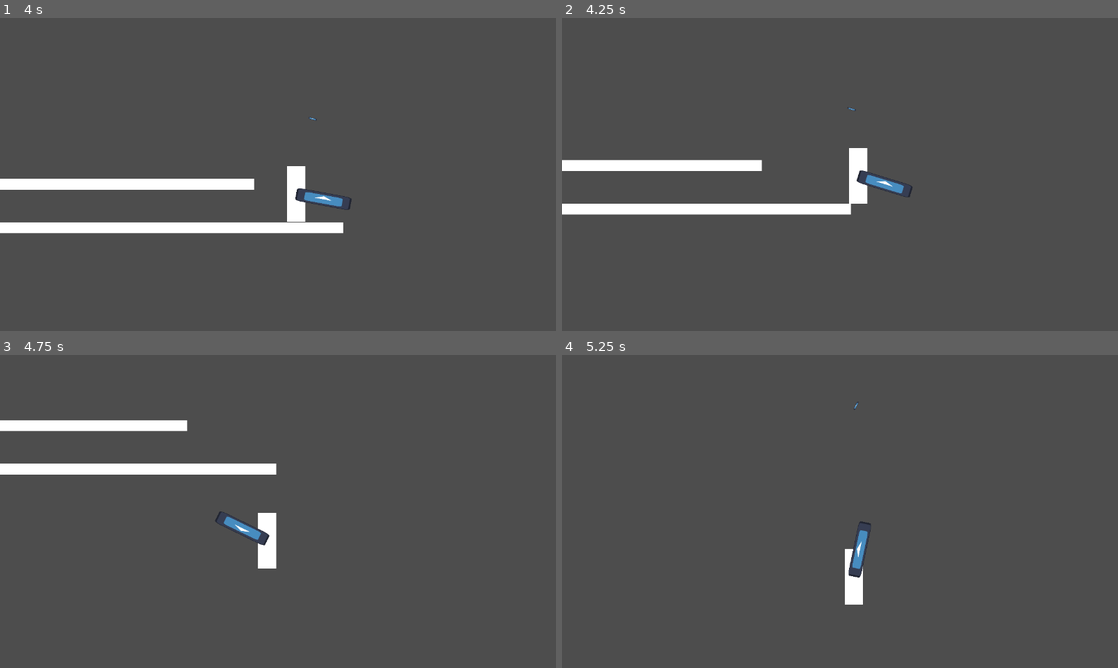
Above: before the commit, frames 1-4 (two rows, left to right).
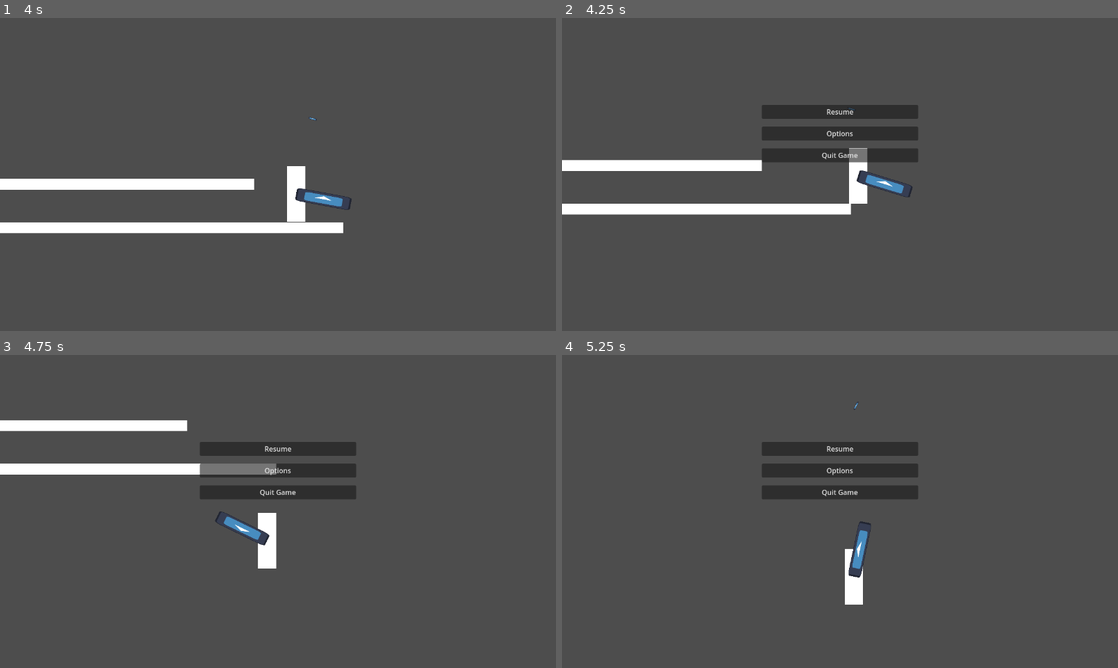
Above: after the commit, the same moments.

Repository: Shynkos/Senior-Design-Project
Game: Godot game, scene res://scenes/temp_level.tscn
Same seed, same stepped clock (60 frames per second), same inputs: the game is played once before the commit and once after it. The engine's default icon, where the game draws it, is replaced by a stand-in: a white triangle on a blue panel in a dark square.
Inputs (mouse positions are in pixels of both pictures, inside the frame that each line leads up to):
- Up to frame 1 (4 s): tap Enter at 0.5 s; move the mouse to (400, 158) at 0.52 s; hold D (Move right) 0.53-2.03 s; click (400, 158) at 0.6 s; tap Space (Jump) at 0.77, 1.52, 3.02, 3.77 s; move the mouse to (166, 190) at 1.27 s; tap E (Interact) at 1.35, 2.85 s; move the mouse to (333, 105) at 2.02 s; hold A (Move left) 2.03-2.78 s; click (333, 105) at 2.1 s; move the mouse to (250, 237) at 2.77 s; hold D (Move right) from 2.78 s (still down); move the mouse to (444, 221) at 3.52 s; click (444, 221) at 3.6 s
- Up to frame 2 (4.25 s): keep holding D (Move right); tap Escape (Pause, bound only after the commit) at 4.15 s
- Up to frame 3 (4.75 s): move the mouse to (111, 464) at 4.27 s; release D (Move right) at 4.28 s; hold A (Move left) from 4.28 s (still down); tap E (Interact) at 4.35 s; tap Space (Jump) at 4.52 s
- Up to frame 4 (5.25 s): move the mouse to (867, 511) at 5.02 s; release A (Move left) at 5.03 s; hold D (Move right) from 5.03 s (still down); click (867, 511) at 5.1 s

Frame 1 is identical in both runs. In frame 2, 3.6% of the frame differs, in the area x 36-64%, y 27-47%; in frame 3, 3.6%; in frame 4, 3.6%.

Commit message:
Added functionality for quitting game and switching to options menu

Diff:
--- a/project.godot
+++ b/project.godot
@@ -53,6 +53,11 @@
 "events": [Object(InputEventKey,"resource_local_to_scene":false,"resource_name":"","device":-1,"window_id":0,"alt_press …(192 unchanged characters)…
 ]
 }
+Pause={
+"deadzone": 0.2,
+"events": [Object(InputEventKey,"resource_local_to_scene":false,"resource_name":"","device":-1,"window_id":0,"alt_pressed":false,"shift_pressed":false,"ctrl_pressed":false,"meta_pressed":false,"pressed":false,"keycode":0,"physical_keycode":4194305,"key_label":0,"unicode":0,"location":0,"echo":false,"script":null)
+]
+}
 
 [layer_names]
 
--- a/scenes/options_menu.gd
+++ b/scenes/options_menu.gd
@@ -1,5 +1,12 @@
 extends CanvasLayer
+
+signal back
 
 func _process(delta):
 	if Input.is_action_just_pressed("Pause") and visible == true:
 		visible = !visible
+
+
+func _on_back_button_pressed():
+	visible = !visible
+	back.emit()
--- a/scenes/options_menu.tscn
+++ b/scenes/options_menu.tscn
@@ -46,4 +46,4 @@
 offset_bottom = -0.24002075
 text = "Video Settings"
 
-[connection signal="pressed" from="Back Button" to="." method="_on_resume_button_pressed"]
+[connection signal="pressed" from="Back Button" to="." method="_on_back_button_pressed"]
--- a/scenes/pause_menu.gd
+++ b/scenes/pause_menu.gd
@@ -12,3 +12,7 @@
 func _on_options_button_pressed():
 	visible = !visible
 	options.emit()
+
+
+func _on_quit_button_pressed() -> void:
+	get_tree().quit()
--- a/scenes/pause_menu.tscn
+++ b/scenes/pause_menu.tscn
@@ -48,3 +48,4 @@
 
 [connection signal="pressed" from="Resume Button" to="." method="_on_resume_button_pressed"]
 [connection signal="pressed" from="Options Button" to="." method="_on_options_button_pressed"]
+[connection signal="pressed" from="Quit Button" to="." method="_on_quit_button_pressed"]
--- a/scenes/player.gd
+++ b/scenes/player.gd
@@ -33,3 +33,11 @@
 	# register attacks
 	Attack();
 	move_and_slide()
+
+
+func _on_pause_menu_options():
+	$OptionsMenu.visible = visible
+
+
+func _on_options_menu_back():
+	$PauseMenu.visible = visible
--- a/scenes/player.tscn
+++ b/scenes/player.tscn
@@ -1,8 +1,10 @@
-[gd_scene load_steps=5 format=3 uid="uid://cesp8xbn0fvnx"]
+[gd_scene load_steps=7 format=3 uid="uid://cesp8xbn0fvnx"]
 
 [ext_resource type="Script" uid="uid://cujmkd7d5hao1" path="res://scenes/player.gd" id="1_g2els"]
 [ext_resource type="Texture2D" uid="uid://c532unsw2rpsd" path="res://textures/Placeholder.jpg" id="2_g2els"]
 [ext_resource type="PackedScene" uid="uid://p55t88r54536" path="res://gun.tscn" id="3_qhqgy"]
+[ext_resource type="PackedScene" uid="uid://cr4yx7hsy8g63" path="res://scenes/pause_menu.tscn" id="4_dqkch"]
+[ext_resource type="PackedScene" uid="uid://d373lh2hft810" path="res://scenes/options_menu.tscn" id="5_qlg0r"]
 
 [sub_resource type="RectangleShape2D" id="RectangleShape2D_g2els"]
 size = Vector2(42, 128)
@@ -24,3 +26,12 @@
 position_smoothing_speed = 10.0
 
 [node name="Gun" parent="." instance=ExtResource("3_qhqgy")]
+
+[node name="PauseMenu" parent="." instance=ExtResource("4_dqkch")]
+visible = false
+
+[node name="OptionsMenu" parent="." instance=ExtResource("5_qlg0r")]
+visible = false
+
+[connection signal="options" from="PauseMenu" to="." method="_on_pause_menu_options"]
+[connection signal="back" from="OptionsMenu" to="." method="_on_options_menu_back"]
